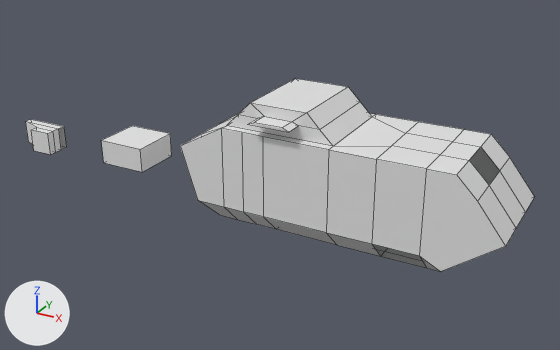
An edit to the Blender file Submarine.blend, drawn before and after from the same camera.
The view is the same before and after, from a 50 mm lens placed at (9.7, -23.49, 13.45), pointed at (-3.5, 0.52, 1.45). Every picture has the same lights, and +X, +Y and +Z are marked at lower left. Mesh edges are drawn as thin lines.

Objects in the first picture: 'EngineA', 'IntakeA', 'Submarine'.
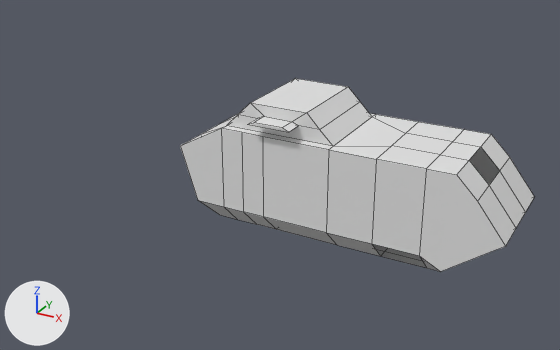
What the commit changed:
Object 'EngineA' (ob_enginea) is now hidden.
Object 'IntakeA' (ob_intakea) is now hidden.

Boxes (x1, y1, x2, y2) around the edits, measured in the pictures (560 x 350 px):
'EngineA', hidden: before (101, 126, 172, 172)
'IntakeA', hidden: before (26, 119, 66, 155)
